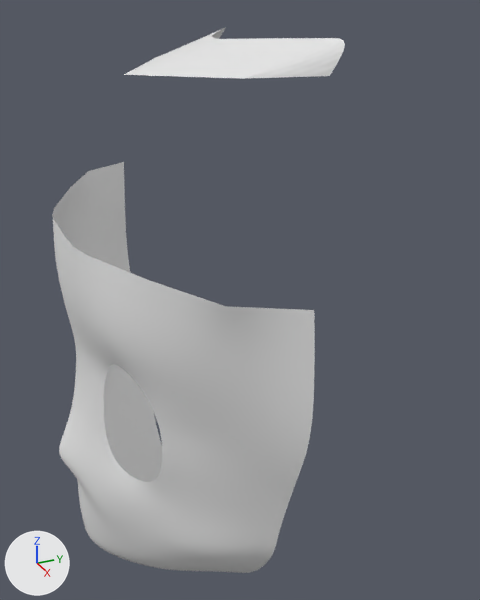
An edit to the Blender file character.blend, drawn before and after from the same camera.
Before and after are seen from a camera (50 mm lens) standing at (2.81, -0.47, 1.8) and looking at (-0.04, 0.81, 0.37). The axes (+X, +Y, +Z) are drawn at lower left. The lights are the same throughout.
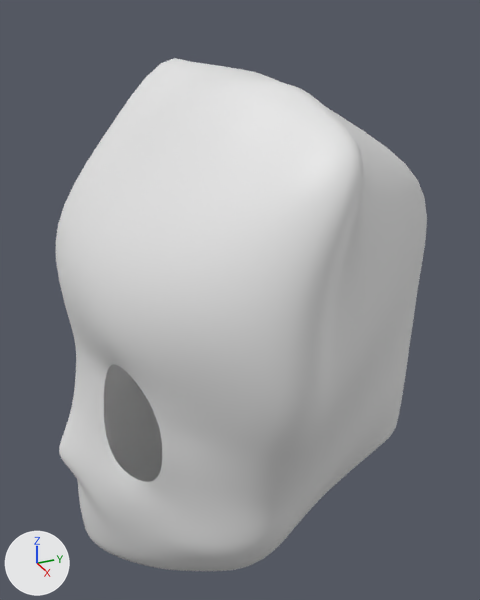
Pixel boxes [x1, y1, x2, y2] of what changed, in the pictures (480 x 600 px):
'Plane', reshaped (27% wider, 6% shorter)
    before: [52, 27, 345, 573]
    after: [56, 58, 427, 571]
part 1 of me_plane_001, built on
    before: [124, 27, 345, 79]
    after: [64, 58, 427, 563]

The edits, one by one:
me_plane_001 is used by ob_plane; location (0.0, 0.0, 0.0); rotation (1.571, 0.0, 0.0), in degrees (90, 0, 0).
me_plane_001 had 118 vertices, 78 faces, 23 loose edges and spanned x 0.0..1.21, y -0.96..1.66, z -0.98..0.22.
me_plane_001 now has 199 vertices, 174 faces and spans x 0.0..1.21, y -0.96..1.64, z -1.98..0.22.
Part 1, on me_plane_001:
13 vertices are removed from x 0.0..1.01, y 1.19..1.66, z -0.98..0.01.
7 faces are deleted.
23 loose edges are deleted.
10 vertices move from x 0.14..0.72, y 1.19..1.53, z -0.57..-0.07 to x 0.21..0.84, y 1.26..1.64, z -0.88..-0.29.
83 vertices are added at x 0.0..1.16, y -0.93..1.64, z -1.98..-0.32.
6 new vertices lie (0.16, -0.01, 0.21) away from vertices in x 0.0..0.82, y 0.09..0.92, z -1.96..-0.95.
5 new vertices lie (0.14, -0.01, 0.2) away from vertices in x 0.0..0.42, y -0.3..-0.06, z -1.96..-1.34.
103 new faces join them.
